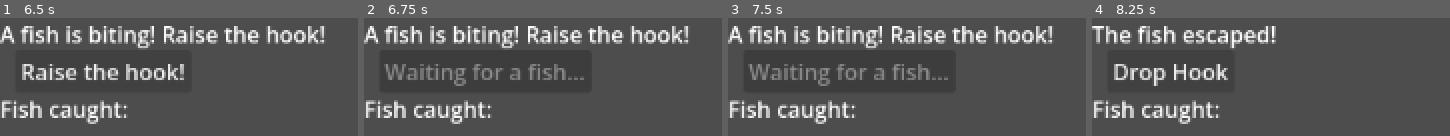
Above: before the commit, frames 1-4 (left to right).
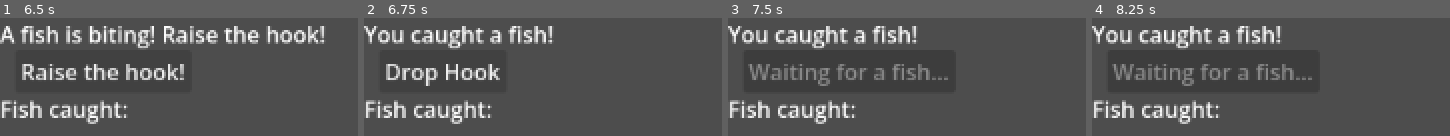
Above: after the commit, the same moments.

Repository: fehudma/godot_projects
Game: Godot game, scene res://Scenes/Main.tscn
Same seed, same stepped clock (60 frames per second), same inputs: the game is played once before the commit and once after it.
Inputs (mouse positions are in pixels of both pictures, inside the frame that each line leads up to):
- Up to frame 1 (6.5 s): click "Drop Hook" at 0.5 s; tap Enter at 1.25, 2.75, 4.25 s; tap Space at 2, 3.5, 5 s
- Up to frame 2 (6.75 s): click "Raise the hook!" at 6.5 s
- Up to frame 3 (7.5 s): click (806, 71) at 7.25 s, where only the run after the commit has a clickable "Drop Hook"
- Up to frame 4 (8.25 s): no input

Frame 1 is identical in both runs. In frame 2, 12% of the frame differs, in the area x 0-91%, y 6-58%; in frame 3, 8.3%; in frame 4, 7.7%.

Commit message:
actually Catch the fish when the button is pressed

Diff:
--- a/Scenes/main.gd
+++ b/Scenes/main.gd
@@ -22,6 +22,14 @@
 	randomize()
 
 func _on_action_button_pressed() -> void:
+	if fishing_state == FishingState.FISH_BITING:
+		catch_timer.stop()
+		fishing_state = FishingState.READY
+
+		status_label.text = "You caught a fish!"
+		action_button.text = "Drop Hook"
+		return
+
 	print("Action button pressed")
 	fishing_state = FishingState.WAITING_FOR_BITE
 	action_button.text = "Waiting for a fish..."
